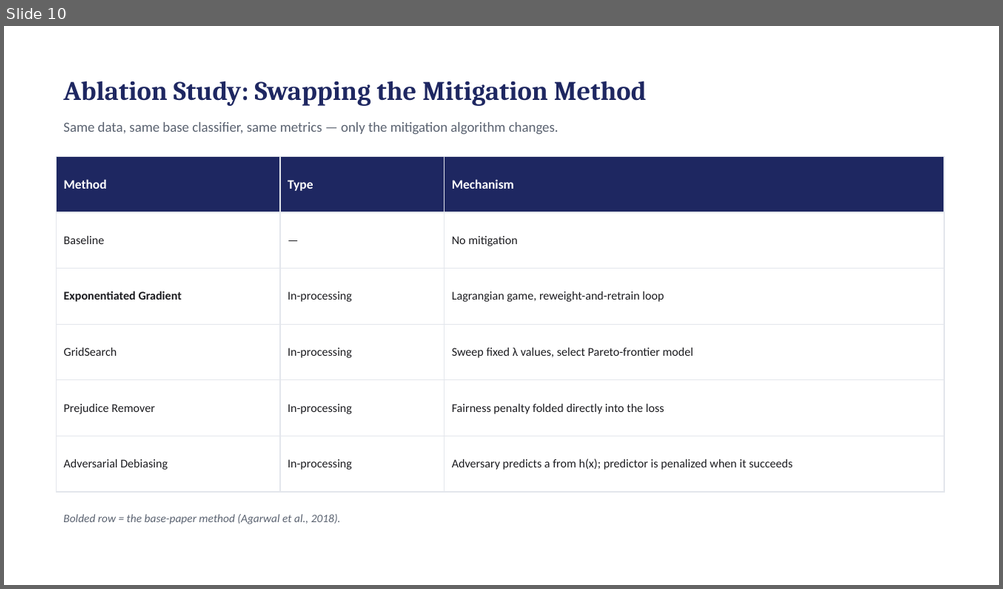
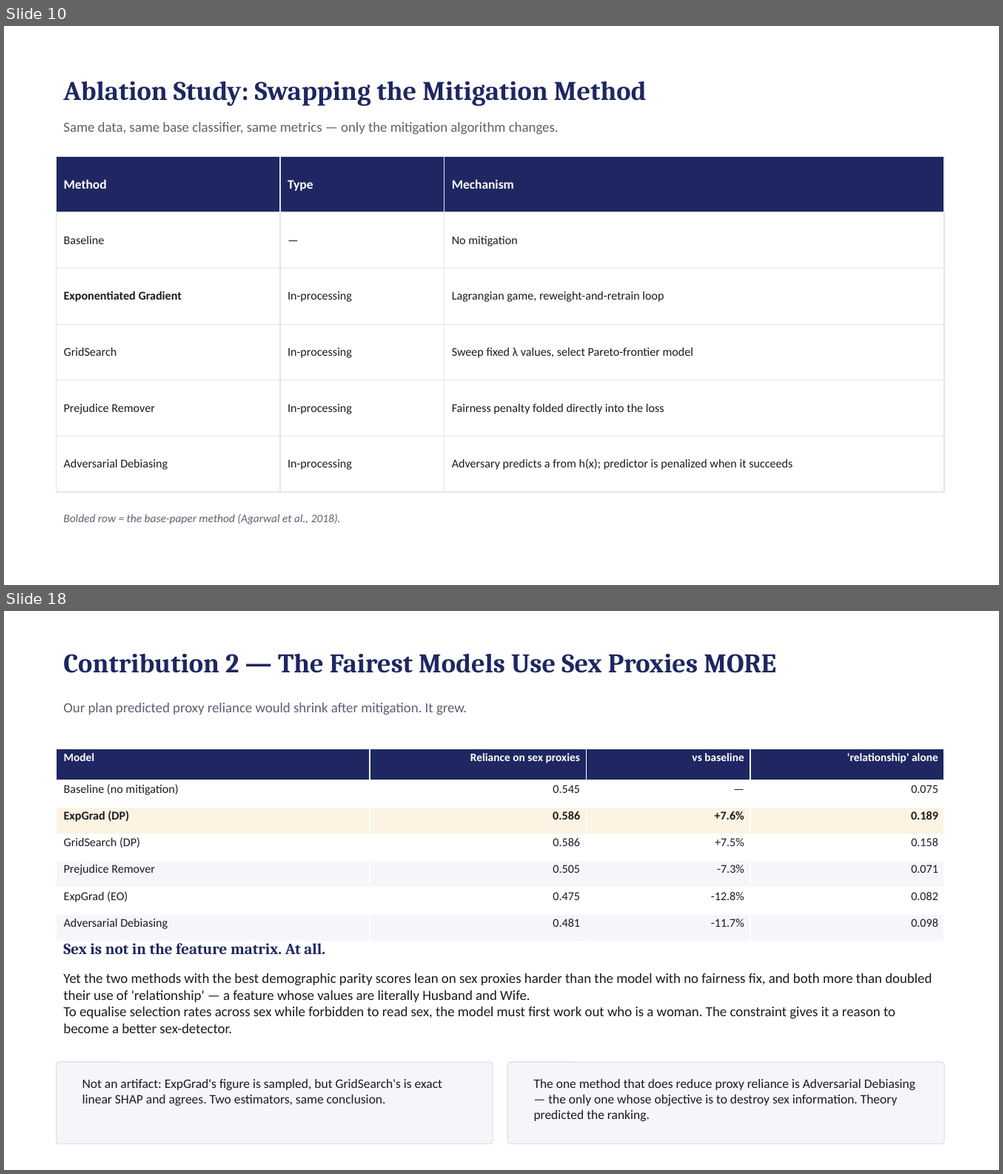
Before and after one commit to Dheirav/who-pays-for-fairness, a slide deck: bias_mitigation_plan.pptx. Shown one above the other, each under a label of ours: slide 10 before the commit, slides 10 and 18 after it; the slides between them are not shown. The pictures are 1003x589 and 1003x1174 pixels, drawn with LibreOffice and Linux fonts; fonts in the diff are those of the drawing. Boxes give left, top, right and bottom in pixels: in the first picture for what was removed or moved away, otherwise in the second. Text is boxed around its words. In the diff, an @@ line names an element or a change of style, - is before the commit and + after.

```diff
--- a/bias_mitigation_plan.pptx
+++ b/bias_mitigation_plan.pptx
@@ slide 18 added at box(4, 611, 999, 1170), background #FFFFFF @@
@@ text added at box(63, 653, 776, 673), 26 pt, text #1E2761, bold @@
+Contribution 2 — The Fairest Models Use Sex Proxies MORE
@@ text added at box(63, 703, 466, 715), 13.5 pt, text #5A6270 @@
+Our plan predicted proxy reliance would shrink after mitigation. It grew.
@@ table added at box(57, 749, 944, 942), 7 rows, 4 columns @@
+Model | Reliance on sex proxies | vs baseline | 'relationship' alone
+Baseline (no mitigation) | 0.545 | — | 0.075
+ExpGrad (DP) | 0.586 | +7.6% | 0.189
+GridSearch (DP) | 0.586 | +7.5% | 0.158
+Prejudice Remover | 0.505 | -7.3% | 0.071
+ExpGrad (EO) | 0.475 | -12.8% | 0.082
+Adversarial Debiasing | 0.481 | -11.7% | 0.098
@@ text added at box(63, 943, 325, 954), 15 pt, text #1E2761, bold @@
+Sex is not in the feature matrix. At all.
@@ text added at box(63, 974, 931, 1034), 13.5 pt, text #1B1B1F @@
+Yet the two methods with the best demographic parity scores lean on sex proxies harder than the model with no fairness fix, and both more than doubled their use of 'relationship' — a feature whose values are literally Husband and Wife.
+To equalise selection rates across sex while forbidden to read sex, the model must first work out who is a woman. The constraint gives it a reason to become a better sex-detector.
@@ rounded rectangle added at box(57, 1062, 492, 1145), fill #F4F6FA, outline #D8DDE8 0.75 pt @@
@@ rounded rectangle added at box(508, 1062, 944, 1145), fill #F4F6FA, outline #D8DDE8 0.75 pt @@
@@ text added at box(82, 1079, 442, 1106), 12.5 pt, text #1B1B1F @@
+Not an artifact: ExpGrad's figure is sampled, but GridSearch's is exact linear SHAP and agrees. Two estimators, same conclusion.
@@ text added at box(534, 1079, 915, 1122), 12.5 pt, text #1B1B1F @@
+The one method that does reduce proxy reliance is Adversarial Debiasing — the only one whose objective is to destroy sex information. Theory predicted the ranking.
```
Also in this commit, not shown: 4 slides changed, 7 other slides added, 26 other files.
